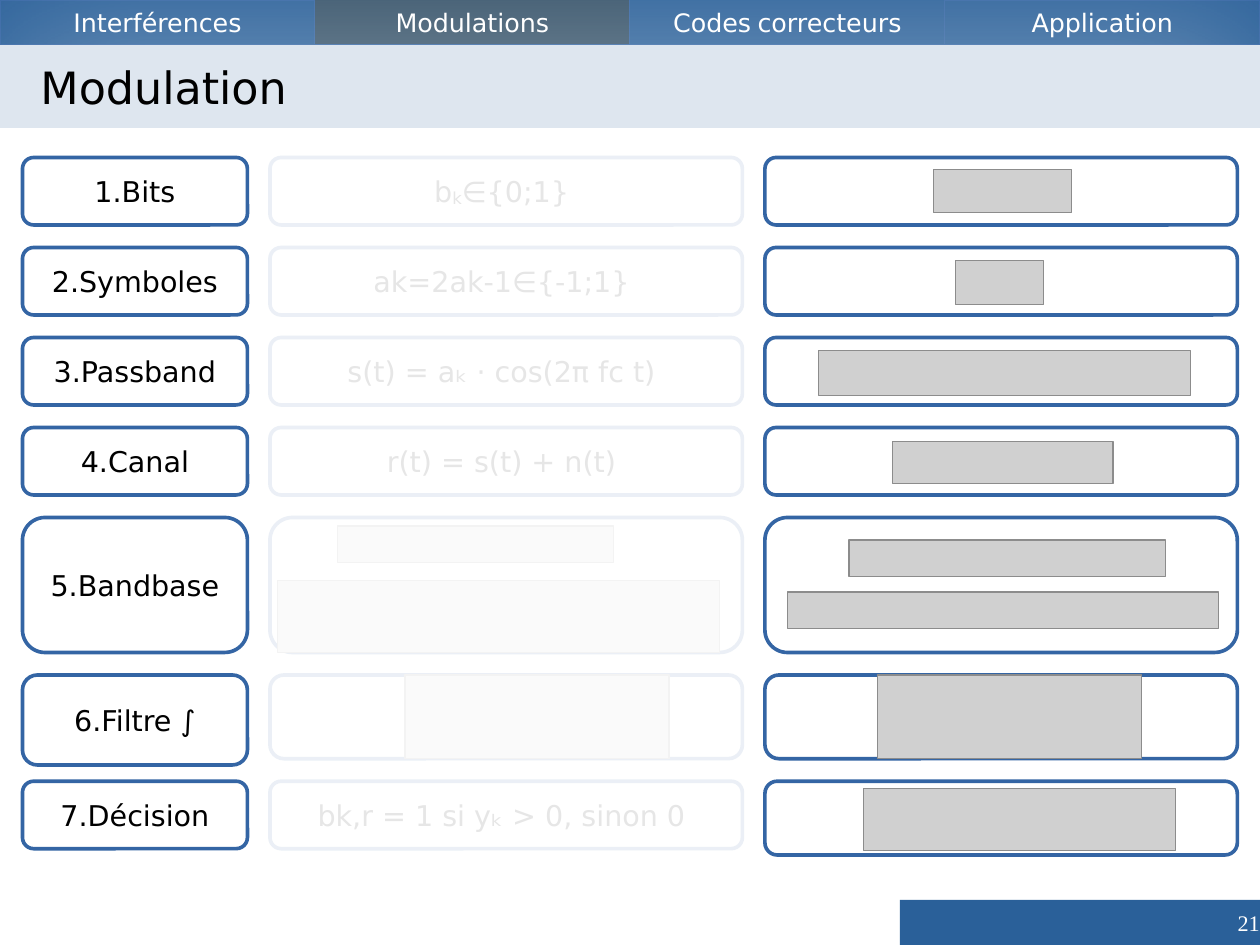
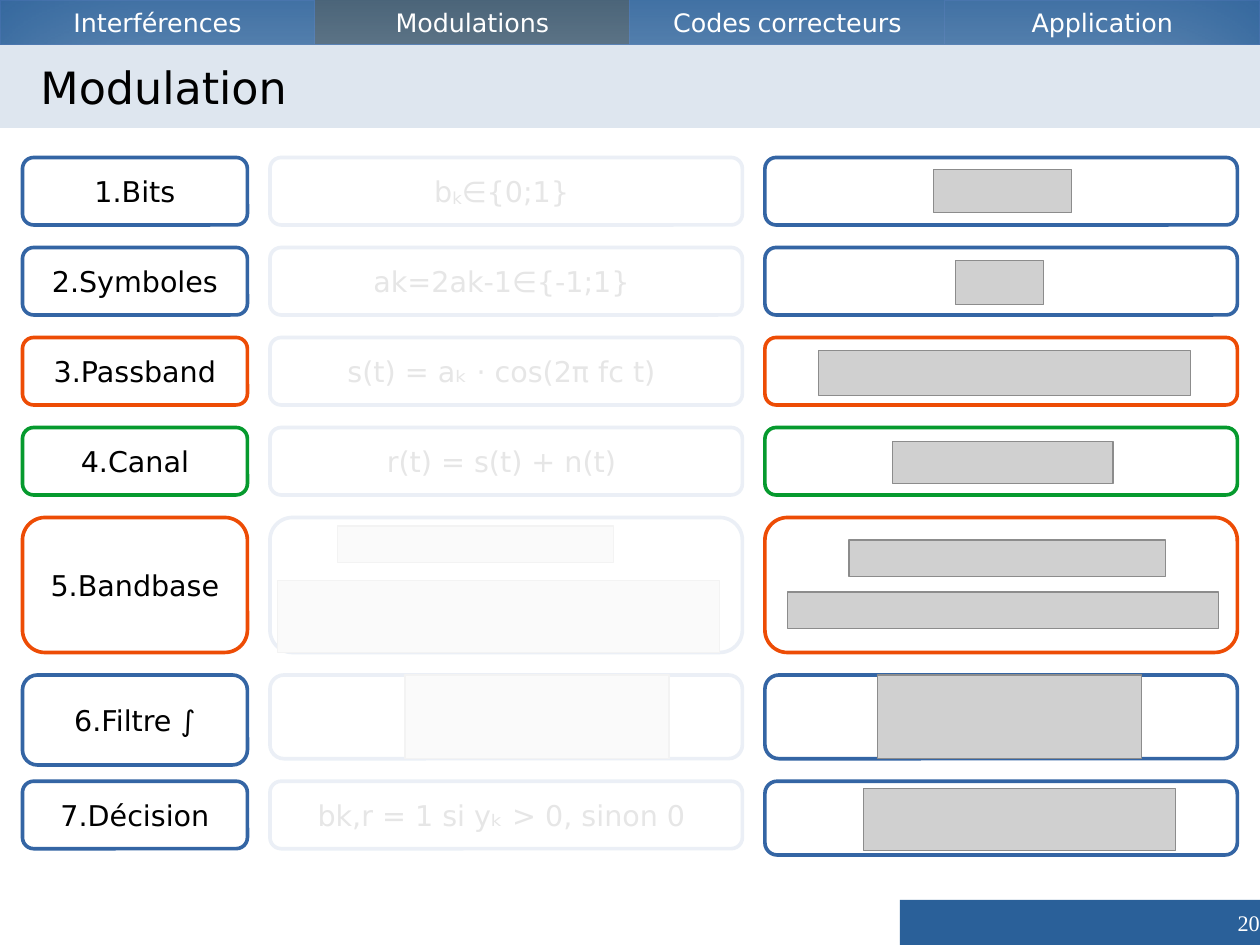
Before and after one commit to Vzrod/tipe, a slide deck: slide 20 of TIPE.odp (slide 21 before the commit). Drawn at 1260x945 pixels with LibreOffice and Linux fonts; fonts in the diff are those of the drawing; grey boxes stand for pictures. Boxes give left, top, right and bottom in pixels: in the first picture for what was removed or moved away, otherwise in the second. Text is boxed around its words. In the diff, an @@ line names an element or a change of style, - is before the commit and + after.

```diff
--- a/TIPE.odp
+++ b/TIPE.odp
@@ outline #3465A4 2.3 pt to #ED4C05 2.3 pt in 4 elements at [23, 337, 248, 405], [23, 518, 248, 653], [765, 518, 1237, 653], [765, 337, 1237, 405] @@
@@ rounded rectangle "4.Canal" at [23, 428, 248, 495]: outline #3465A4 2.3 pt to #069A2E 2.3 pt @@
@@ rounded rectangle at [765, 428, 1237, 495]: outline #3465A4 2.3 pt to #069A2E 2.3 pt @@
@@ page number at [1238, 916, 1260, 931]: text changed @@
-21
+20
```
Also in this commit, not shown: 6 other slides changed, 2 slides added, 2 slides removed, 1 other file.
